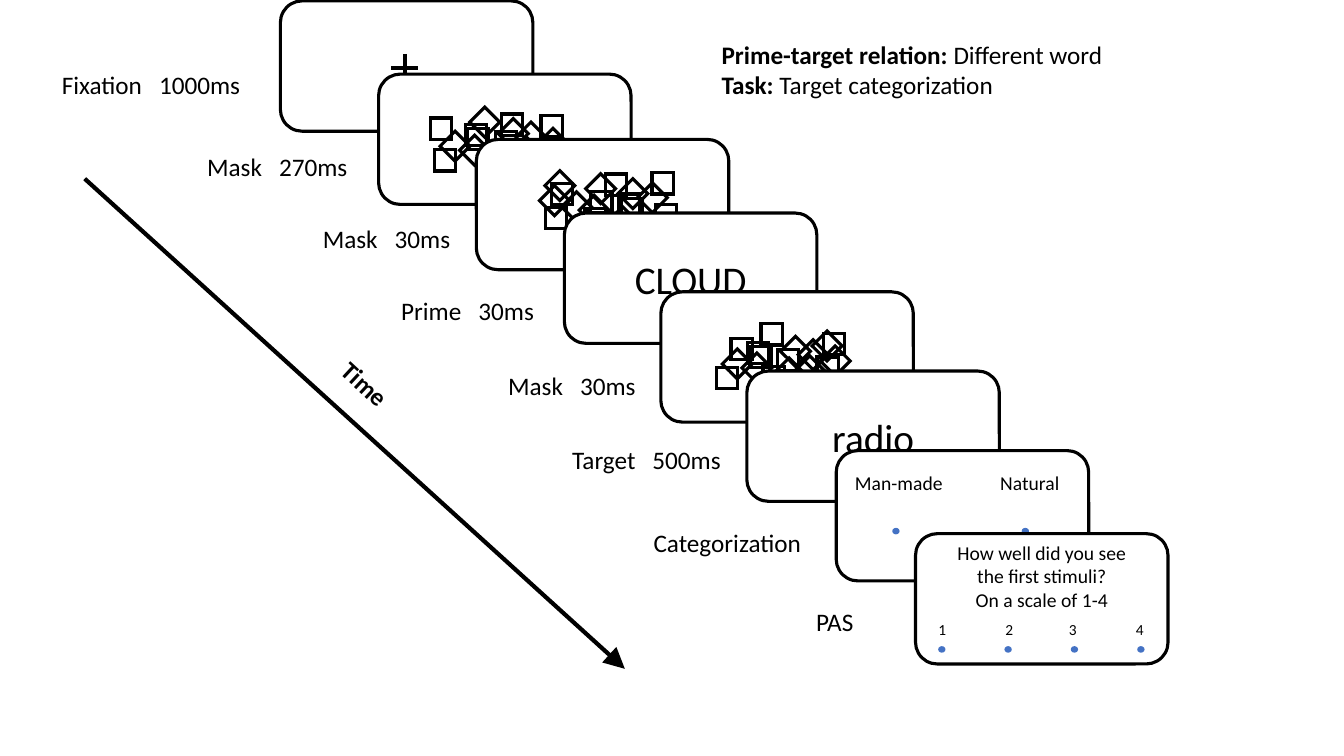
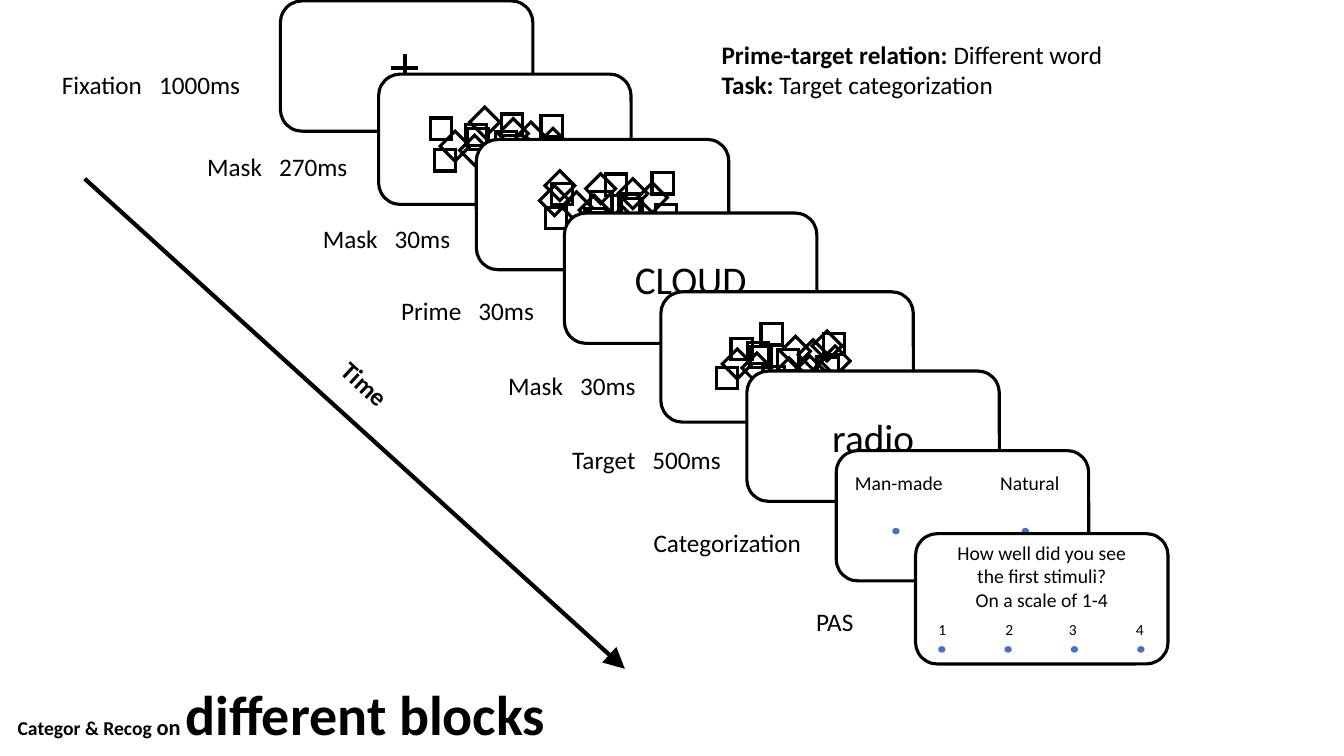
Before and after one commit to khenheller/subliminal_priming_w_motion_capture, a slide deck: slide 2 of paper/design figure.pptx. Drawn at 1344x756 pixels with LibreOffice and Linux fonts; fonts in the diff are those of the drawing. Boxes give left, top, right and bottom in pixels: in the first picture for what was removed or moved away, otherwise in the second. Text is boxed around its words. In the diff, an @@ line names an element or a change of style, - is before the commit and + after.

```diff
--- a/paper/design figure.pptx
+++ b/paper/design figure.pptx
@@ text added at (x1=18, y1=695, x2=545, y2=739), 40 pt, text #000000, bold @@
+Categor & Recog on different blocks
```
Also in this commit, not shown: 2 other slides changed, 3 slides added.
